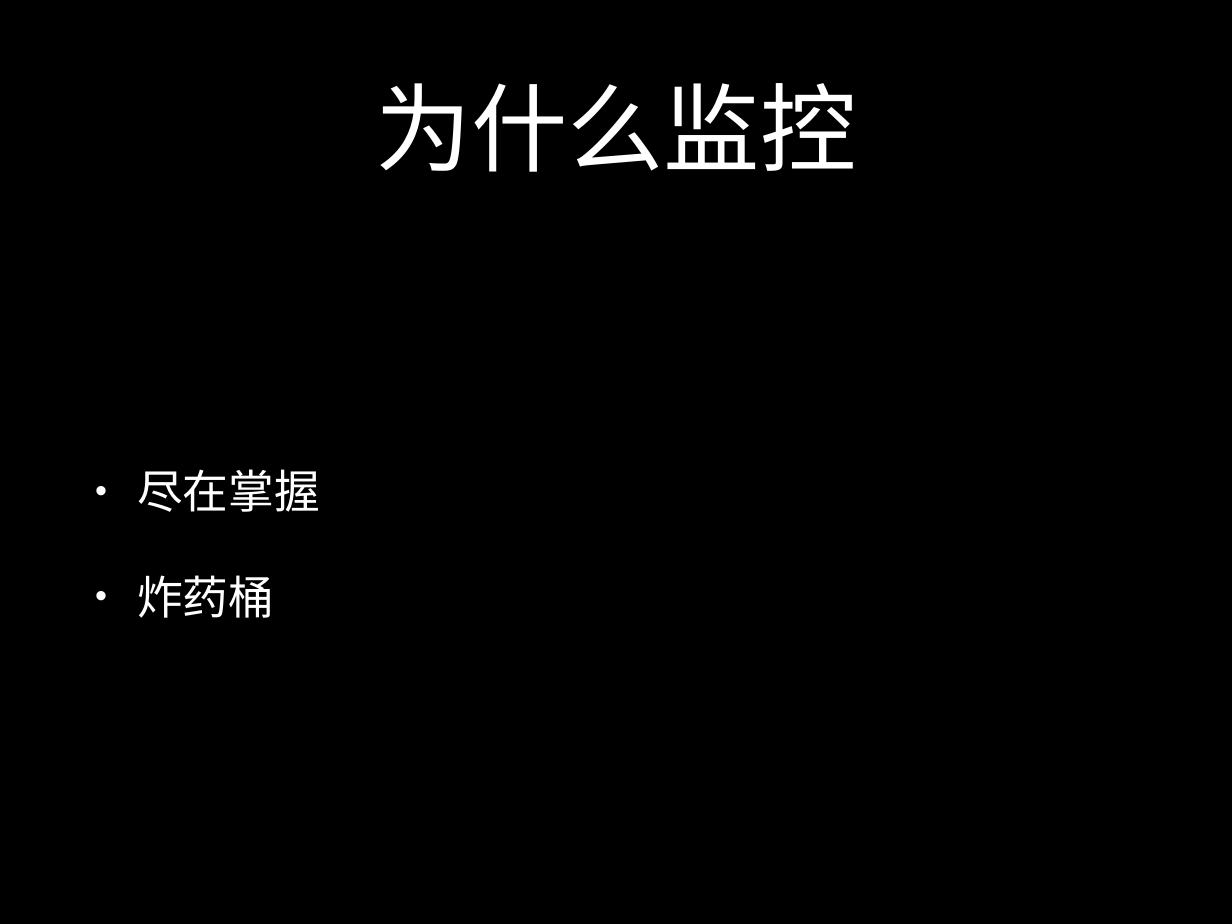
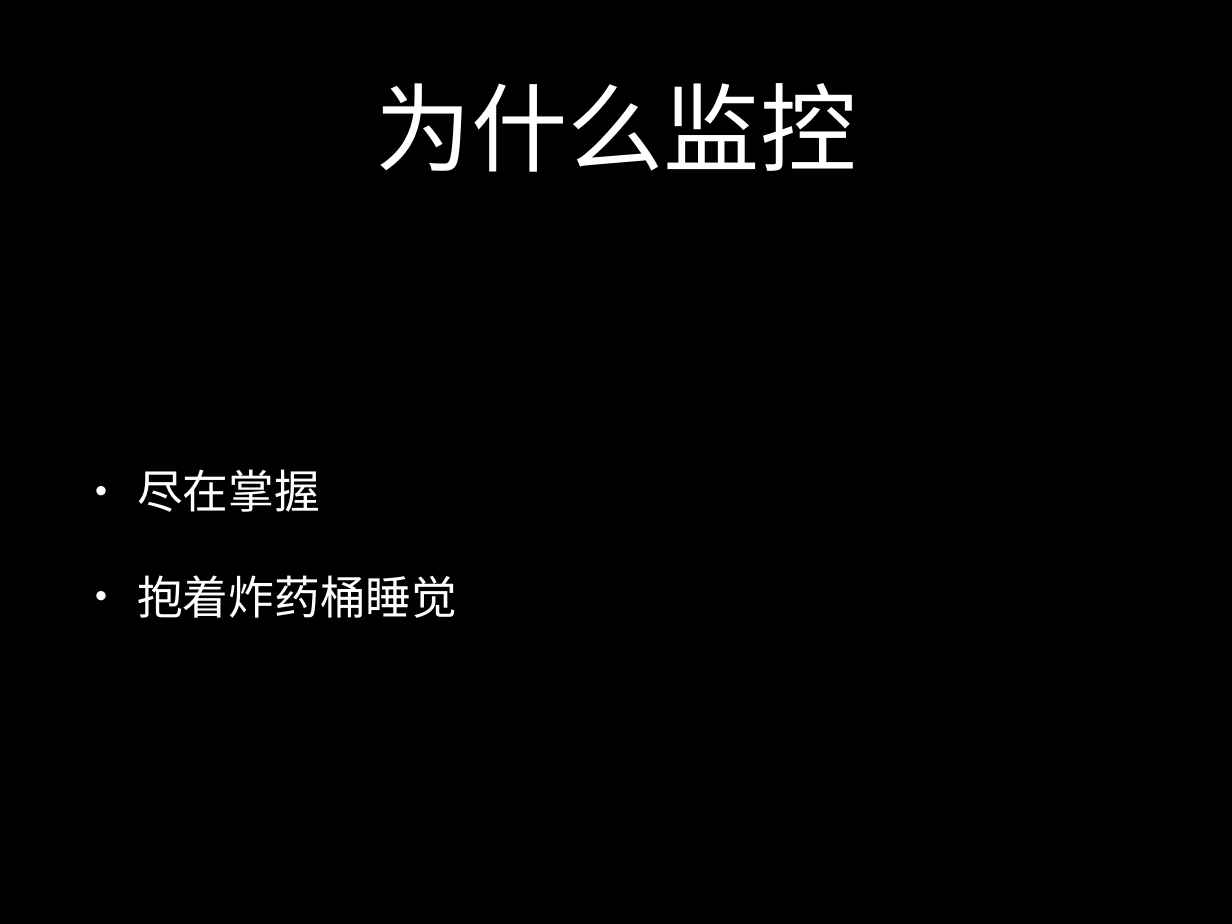
Before and after one commit to liubin/presentations, a slide deck: slide 4 of 20160423-docker-monitoring/keynote.pptx. Drawn at 1232x924 pixels with LibreOffice and Linux fonts; fonts in the diff are those of the drawing. Boxes give left, top, right and bottom in pixels: in the first picture for what was removed or moved away, otherwise in the second. Text is boxed around its words. In the diff, an @@ line names an element or a change of style, - is before the commit and + after.

```diff
--- a/20160423-docker-monitoring/keynote.pptx
+++ b/20160423-docker-monitoring/keynote.pptx
@@ text at <box>137,575,457,618</box>: text changed @@
-• 炸药桶
+• 抱着炸药桶睡觉
```
Also in this commit, not shown: 8 other slides changed, 1 slide added, 1 slide removed, 3 other files.
